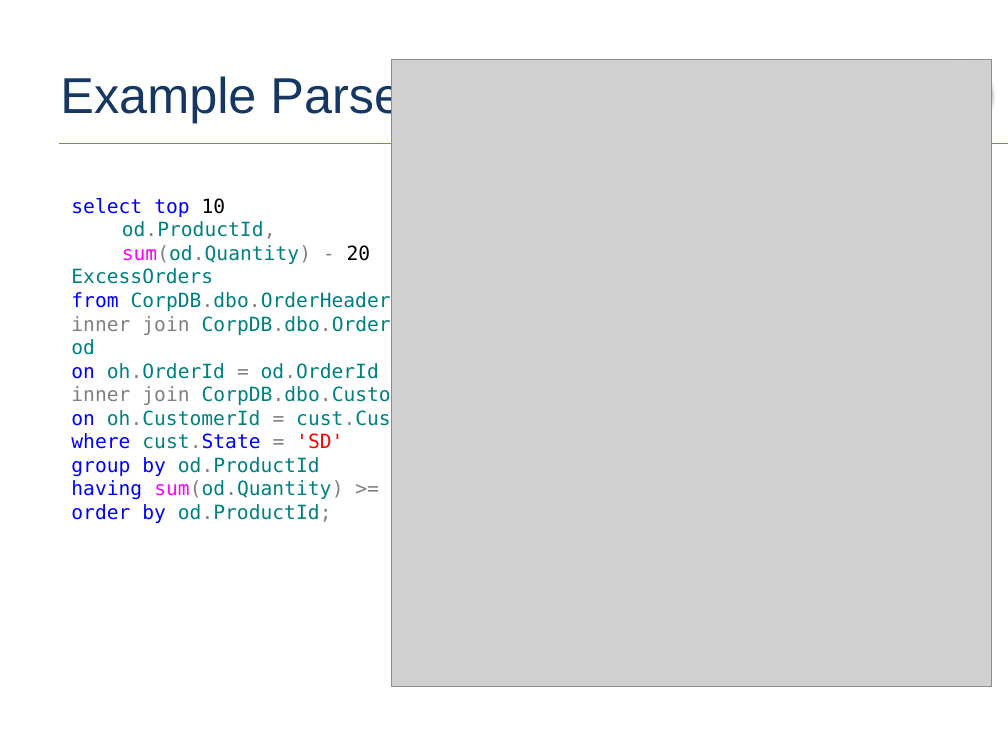
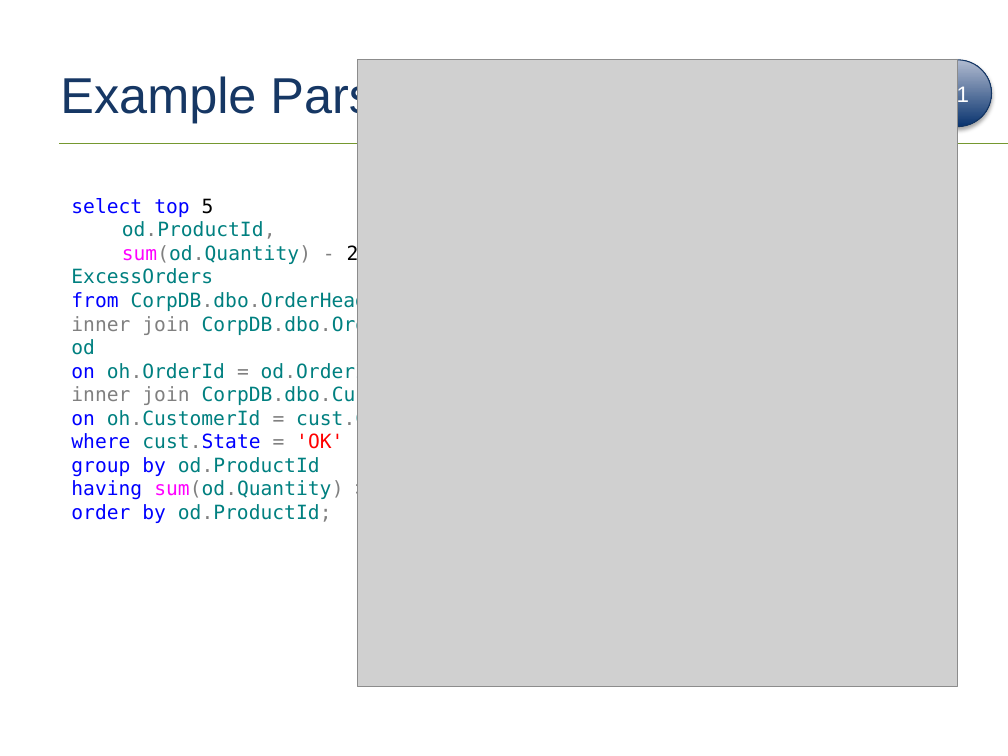
Before and after one commit to tf3604/OptimizerPresentation, a slide deck: slide 50 of Optimizer.pptx (slide 48 before the commit). Drawn at 1008x756 pixels with LibreOffice and Linux fonts; fonts in the diff are those of the drawing; grey boxes stand for pictures; background and template pictures are left out. Boxes give left, top, right and bottom in pixels: in the first picture for what was removed or moved away, otherwise in the second. Text is boxed around its words. In the diff, an @@ line names an element or a change of style, - is before the commit and + after.

```diff
--- a/Optimizer.pptx
+++ b/Optimizer.pptx
@@ picture: place and size @@
-picture at bbox=[392, 59, 992, 685]
+picture at bbox=[358, 59, 958, 685]
@@ text at bbox=[71, 198, 214, 217]: text changed @@
-select top 10
+select top 5
@@ text at bbox=[71, 433, 343, 449]: text changed @@
-where cust.State = 'SD'
+where cust.State = 'OK'
```
Also in this commit, not shown: 12 other slides changed, 2 slides added.
